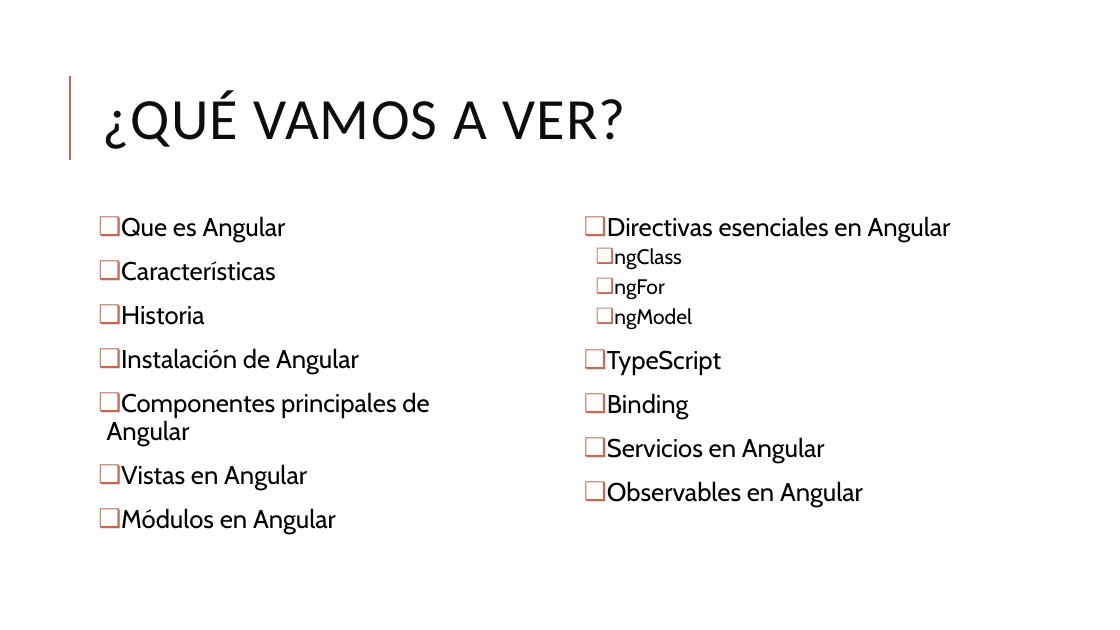
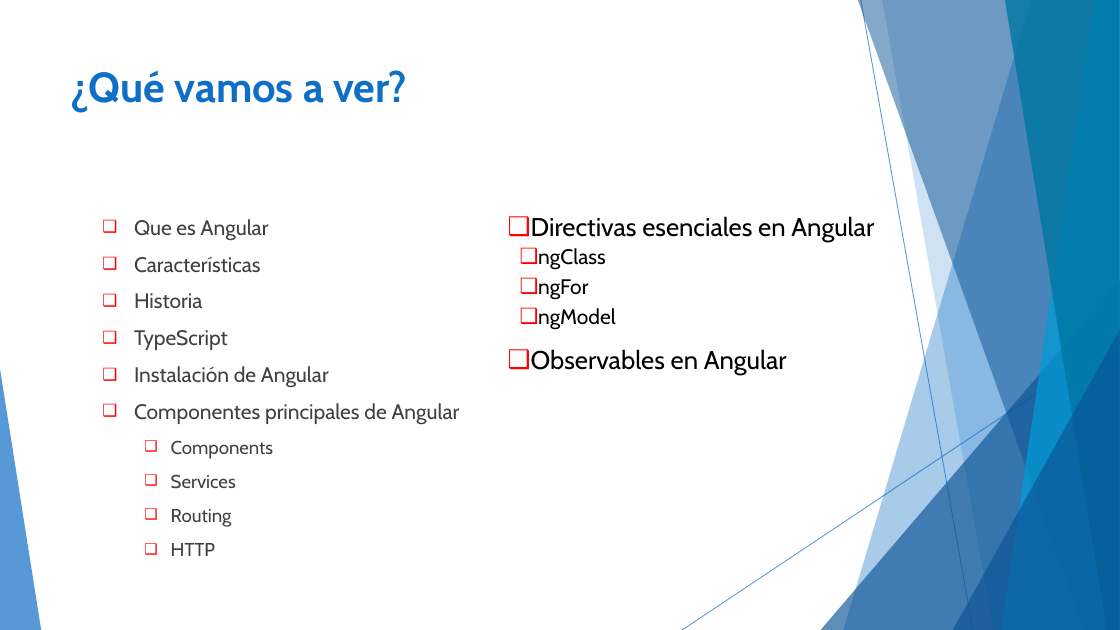
Before and after one commit to 7-carmen/Documentaci-nAngular, a slide deck: slide 2 of Angular.pptx (slide 3 before the commit). Drawn at 1120x630 pixels with LibreOffice and Linux fonts; fonts in the diff are those of the drawing. Boxes give left, top, right and bottom in pixels: in the first picture for what was removed or moved away, otherwise in the second. Text is boxed around its words. In the diff, an @@ line names an element or a change of style, - is before the commit and + after.

Commit message:
Creando web para angular

```diff
--- a/Angular.pptx
+++ b/Angular.pptx
@@ title "¿Qué vamos a ver?" at (71,70,407,112): vertical alignment middle to top @@
@@ line removed from (70, 160) to (70, 76) @@
@@ title at (71,70,407,112): text changed; size 50 to 36 pt; font Calibri to Cabin; text colour #0D0D0D to #0F6FC6; bold on @@
-¿QUÉ VAMOS A VER?
+¿Qué vamos a ver?
@@ text at (134,219,460,425): size 22 to 18 pt, text colour #000000 to #404040 in "Que es Angular", "Características", "Historia", "Instalación de Angular" and 1 more places; indent changed; line spacing 0.9 to 1; less space between paragraphs; bullet colour #C66951 to #FF0000 @@
@@ text "Directivas esenciales en Angular": place and size @@
-text "Directivas esenciales en Angular" at (607,216,951,507)
+text "Directivas esenciales en Angular" at (531,216,874,375)
@@ text "Directivas esenciales en Angular" at (531,216,874,375): bullet colour #C66951 to #FF0000 @@
@@ text at (134,330,228,350): paragraph added @@
+❑ TypeScript
@@ text at (607,350,825,463): paragraphs removed @@
-❑ TypeScript
-❑ Binding
-❑ Servicios en Angular
@@ group added at (0,0,1120,630): 5 freeform shapes, 3 triangles, 2 lines @@
@@ text at (171,440,273,556): text changed; size 22 to 16 pt; text colour #000000 to #404040 @@
-❑ Vistas en Angular
-❑ Módulos en Angular
+  ❑ Components
+  ❑ Services
+  ❑ Routing
+  ❑ HTTP
```
Also in this commit, not shown: 2 other slides changed, 8 slides added, 58 other files.
